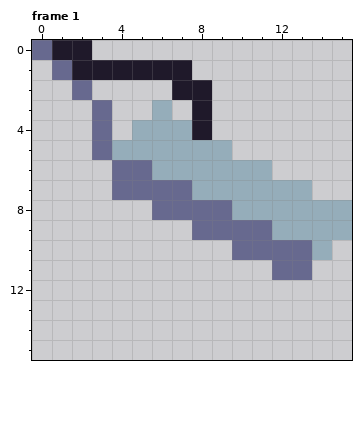
Two states of a pixel-art file, Assets/Sprites/Camera.ase. Above, as it was before the edit.
16x16 pixels, 1 frame. Shown: frame 1. The commit also changed other frames, which this record leaves out.
After the commit:
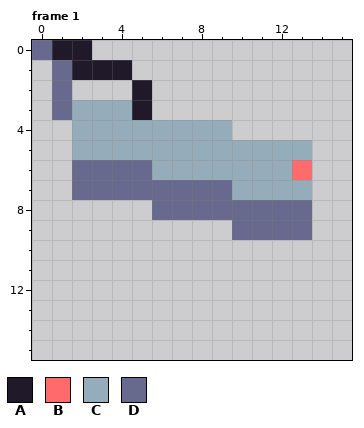
Palette (. is transparent): A #1f192a  B #ff6b6b  C #95adba  D #67698f
The commit says: Made cameras work
Diff:
Frame 1:
y 1: x 5..7 AAA -> ...
y 2: x 1..2 .D -> D.; x 5 . -> A; x 7..8 AA -> ..
y 3: x 1..6 ..D..C -> DCCCA.; x 8 A -> .
y 4: x 2..4 .D. -> CCC; x 8..9 A. -> CC
y 5: x 2..3 .D -> CC; x 10..13 .... -> CCCC
y 6: x 2..3 .. -> DD; x 12..13 .. -> CB
y 7: x 2..3 .. -> DD; x 8..9 CC -> DD
y 8: x 10..15 CCCCCC -> DDDD..
y 9: x 8..9 DD -> ..; x 12..15 CCCC -> DD..
y 10: x 10..14 DDDDC -> .....
y 11: x 12..13 DD -> ..
Changed places in both pictures, as pixel boxes (x1, y1, x2, y2):
changed: (52, 60, 352, 280)
